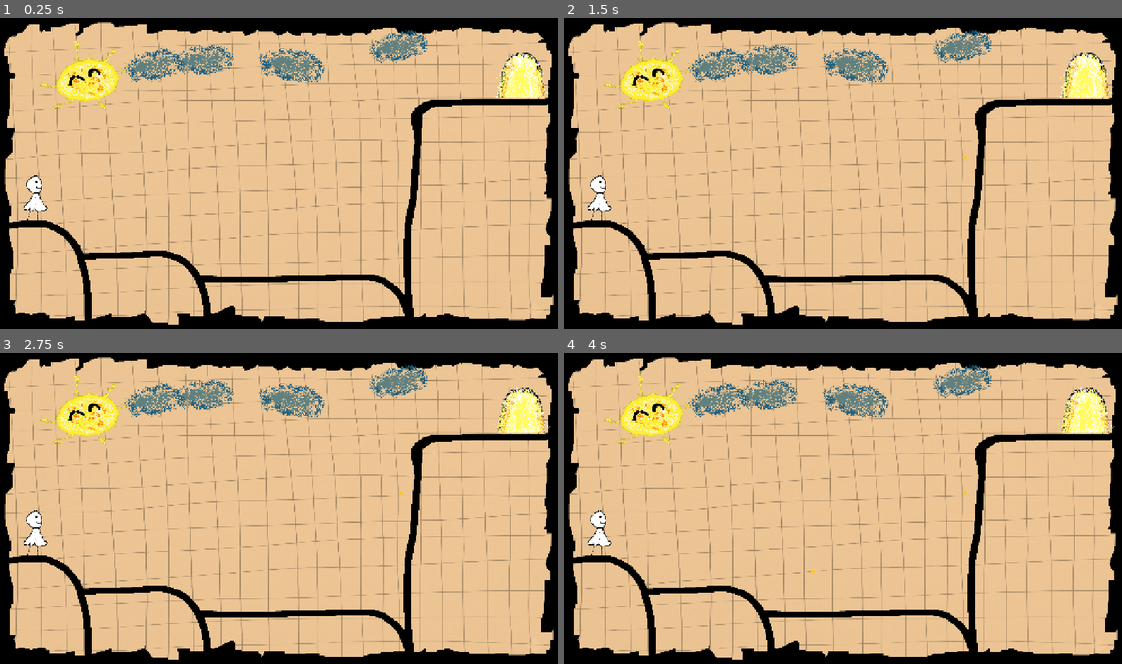
Above: before the commit, frames 1-4 (two rows, left to right).
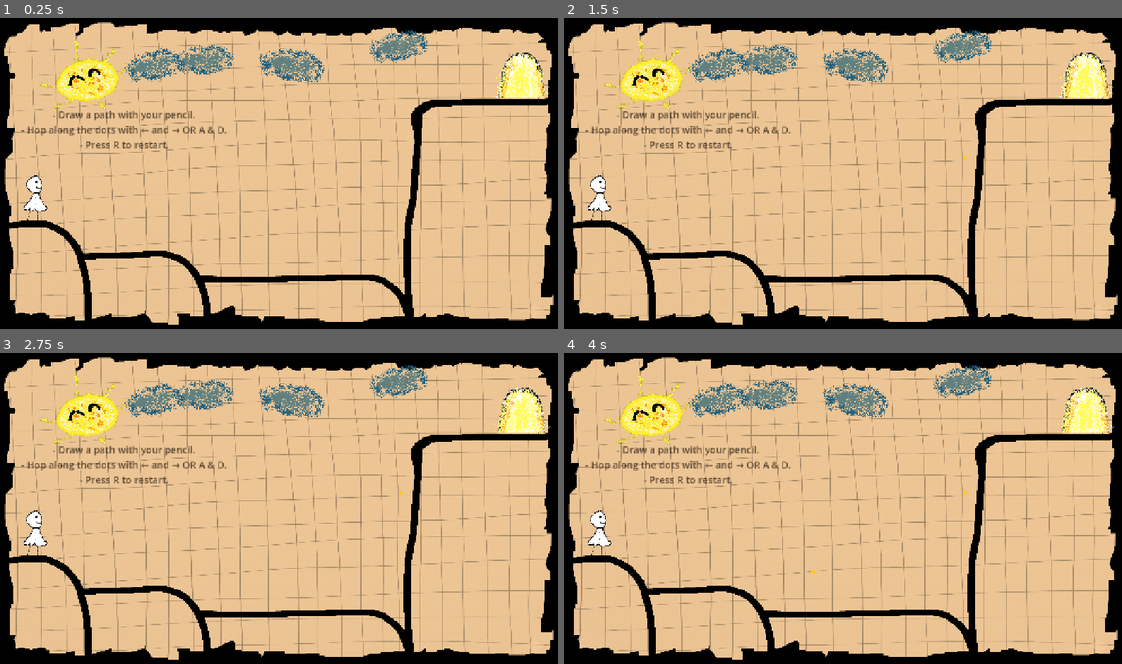
Above: after the commit, the same moments.

Repository: NikhilKshub/margin-ghost
Game: Godot game, scene res://scenes/level_1.tscn
Same seed, same stepped clock (60 frames per second), same inputs: the game is played once before the commit and once after it.
Inputs (mouse positions are in pixels of both pictures, inside the frame that each line leads up to):
- Up to frame 1 (0.25 s): no input
- Up to frame 2 (1.5 s): move the mouse to (965, 157) at 0.52 s; hold Right (ui_right) 0.53-1.28 s; click (965, 157) at 0.67 s; move the mouse to (725, 189) at 1.27 s; hold Left (ui_left) from 1.28 s (still down)
- Up to frame 3 (2.75 s): move the mouse to (334, 436) at 2.02 s; release Left (ui_left) at 2.03 s; hold Right (ui_right) from 2.03 s (still down)
- Up to frame 4 (4 s): move the mouse to (815, 570) at 2.77 s; click (815, 570) at 2.92 s; move the mouse to (1010, 555) at 3.52 s; release Right (ui_right) at 3.53 s; hold Left (ui_left) from 3.53 s (still down)

The runs differ from the first frame. In frame 1, 0.9% of the frame differs, in the area x 3-41%, y 29-42%; in frame 2, 0.9%; in frame 3, 0.9%; in frame 4, 0.9%.

Commit message:
introduction/tutorial

Diff:
--- a/scenes/level_1.tscn
+++ b/scenes/level_1.tscn
@@ -56,3 +56,19 @@
 position = Vector2(476.00006, 103.99999)
 rotation = -0.1308997
 scale = Vector2(0.4, 0.4)
+
+[node name="HowToPlay2" type="Label" parent="." unique_id=1466900388]
+modulate = Color(0.6940271, 0.42711982, 0.2301873, 0.6784314)
+z_index = 5
+offset_left = 60.0
+offset_top = 195.0
+offset_right = 528.0
+offset_bottom = 328.0
+theme_override_colors/font_color = Color(0.16078432, 0.16078432, 0.16078432, 1)
+theme_override_font_sizes/font_size = 22
+text = "- Draw a path with your pencil.
+- Hop along the dots with ← and → OR A & D.
+- Press R to restart."
+horizontal_alignment = 1
+vertical_alignment = 1
+autowrap_mode = 2
